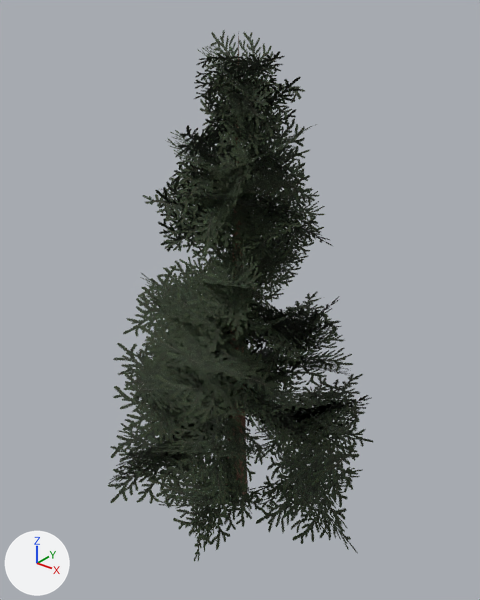
Renders of the glTF model assets/trees/spruce.glb from each side of a commit.
Both versions are drawn from a 50 mm lens placed at (7.41, -9.16, 10.34), pointed at (0.11, -0.04, 4.68). The axes (+X, +Y, +Z) are drawn at lower left. The lights are the same throughout. The picture after the commit comes second. Vertices at exactly the same position are counted once.

The first picture shows 'spruce_foliage', 'spruce_wood'.
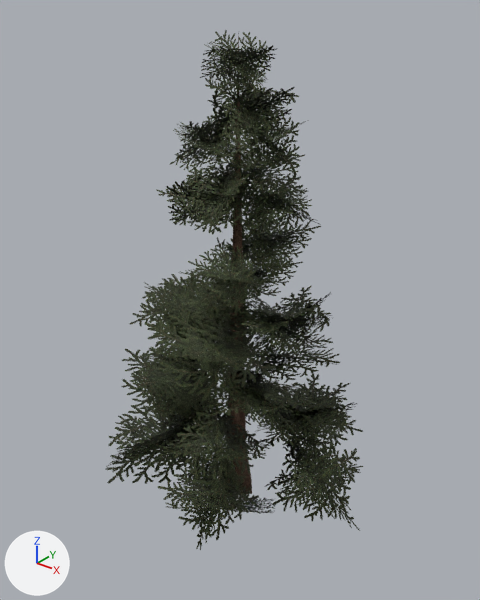
Where the change shows, as pixel boxes [x1, y1, x2, y2] in the pictures (480 x 600 px; the box of a moved part takes in the faces that stretch with it):
'spruce_foliage', recoloured, reshaped
    before: [108, 30, 373, 562]
    after: [106, 30, 363, 550]
'spruce_wood', reshaped (38% wider)
    before: [225, 31, 248, 495]
    after: [220, 31, 252, 494]
part 1 of me_spruce_wood, moved or reshaped
    before: [225, 455, 248, 495]
    after: [220, 454, 252, 494]
part 2 of me_spruce_foliage, moved or reshaped
    before: [108, 30, 373, 562]
    after: [106, 30, 363, 550]

Diff of the bpy script that builds the scene:
```diff
--- a/assets/trees/spruce.glb.py
+++ b/assets/trees/spruce.glb.py
@@ mat_spruce_foliage_cards @@
 mat_spruce_foliage_cards = bpy.data.materials.new('Spruce foliage cards')
-# nodes: BsdfPrincipled, Math x2, Mix, OutputMaterial, TexImage
-# colours: greyish cyan #8da9a4
+# nodes: BsdfPrincipled, Math x3, Mix x2, OutputMaterial, TexImage, VertexColor
+# colours: light grey #b3c4aa, mixed with the vertex colours
 # uses the picture img_spruce_direct_branch_1024
@@ me_spruce_wood @@
 # used by ob_spruce_wood; location = (0.0, 0.0, 0.0)
-me_spruce_wood.from_pydata(...)  # 12 vertices, 15 faces; spans x -0.23..0.29, y -0.27..0.27, z -0.13..9.55
-me_spruce_wood.vertices[0].co = (0.29, 0.0, -0.13)
-me_spruce_wood.vertices[1].co = (0.09, 0.27, -0.12)  # pixel (247, 483)
-me_spruce_wood.vertices[2].co = (-0.23, 0.17, -0.11)
-me_spruce_wood.vertices[3].co = (-0.23, -0.17, -0.12)
-me_spruce_wood.vertices[4].co = (0.09, -0.27, -0.13)
-me_spruce_wood.vertices[5].co = (0.29, 0.0, -0.13)
+me_spruce_wood.from_pydata(...)  # 12 vertices, 15 faces; spans x -0.35..0.42, y -0.33..0.37, z -0.04..9.55
+# me_spruce_wood part 1
+me_spruce_wood.vertices[0].co = (0.42, 0.0, -0.04)  # pixel (252, 493)
+me_spruce_wood.vertices[1].co = (0.12, 0.37, -0.03)  # pixel (251, 478)
+me_spruce_wood.vertices[2].co = (-0.3, 0.22, -0.03)
+me_spruce_wood.vertices[3].co = (-0.35, -0.26, -0.03)
+me_spruce_wood.vertices[4].co = (0.11, -0.33, -0.04)
+me_spruce_wood.vertices[5].co = (0.42, 0.0, -0.04)  # pixel (252, 493)
 me_spruce_wood.materials.append(mat_spruce_bark)
@@ me_spruce_foliage @@
 # used by ob_spruce_foliage; location = (0.0, 0.0, 0.0)
-me_spruce_foliage.from_pydata(...)  # 360 vertices, 180 faces; spans x -3.36..3.51, y -2.91..2.83, z 0.07..9.57
+me_spruce_foliage.from_pydata(...)  # 360 vertices, 180 faces; spans x -2.98..3.47, y -2.72..2.6, z 0.01..9.56
+# me_spruce_foliage part 2: 360 of 360 vertices moved; they spanned x -3.36..3.51, y -2.91..2.83, z 0.07..9.57 and now span x -2.98..3.47, y -2.72..2.6, z 0.01..9.56; mean shift (0.0, -0.04, 0.07)
+# me_spruce_foliage part 3: vertex colours changed
 me_spruce_foliage.materials.append(mat_spruce_foliage_cards)
```
